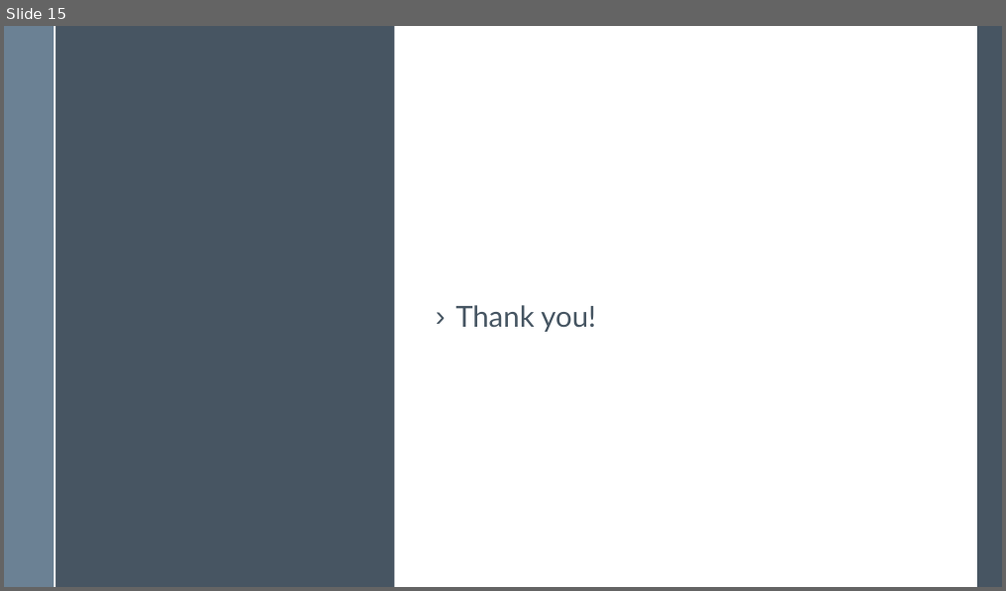
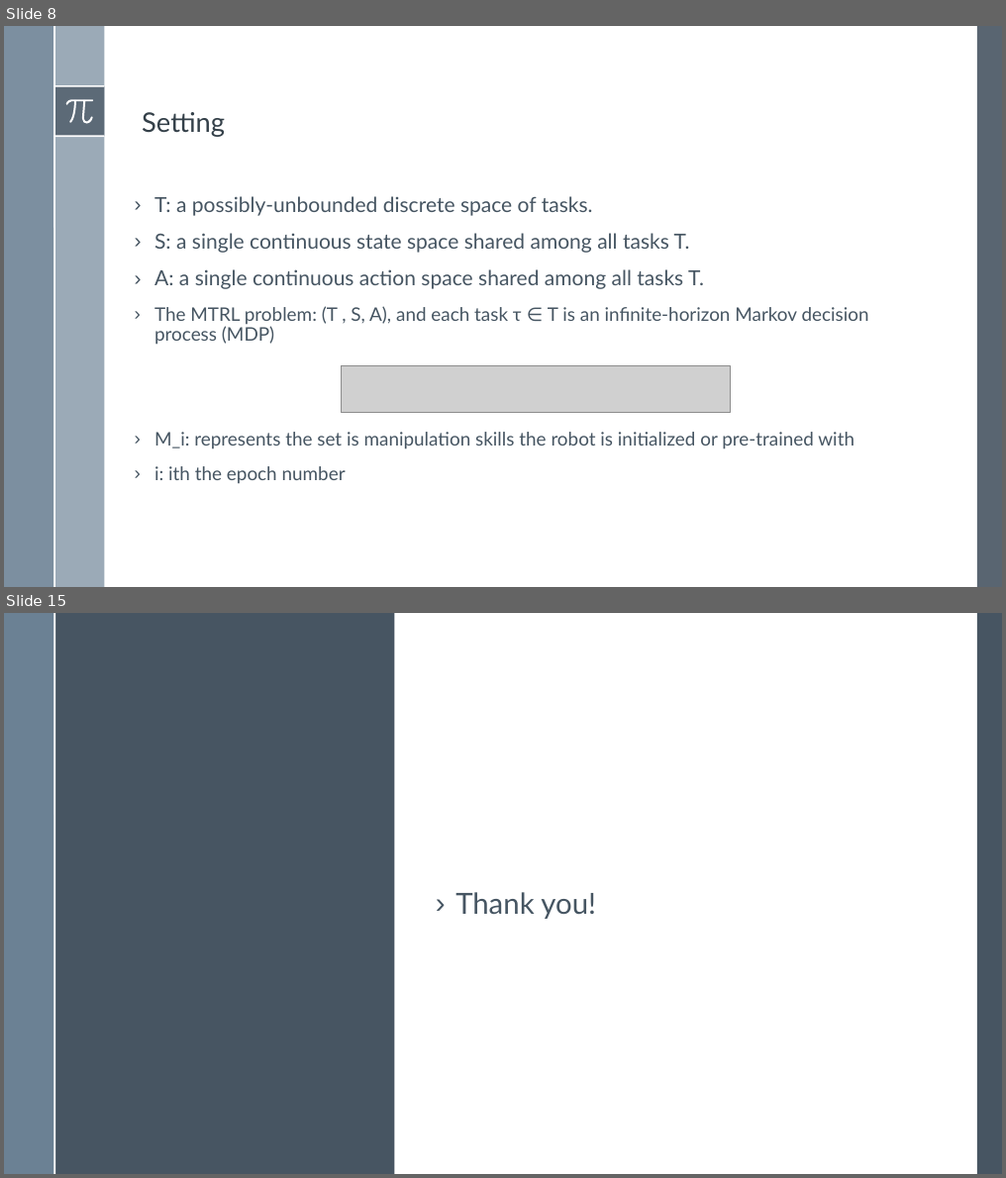
Before and after one commit to BardiaMojra/presentations, a slide deck: _01_template/presentation.odp. Shown one above the other, each under a label of ours: slide 15 before the commit, slides 8 and 15 after it; the slides between them are not shown. The pictures are 1006x591 and 1006x1178 pixels, drawn with LibreOffice and Linux fonts; fonts in the diff are those of the drawing; grey boxes stand for pictures. Boxes give left, top, right and bottom in pixels: in the first picture for what was removed or moved away, otherwise in the second. Text is boxed around its words. In the diff, an @@ line names an element or a change of style, - is before the commit and + after.

```diff
--- a/_01_template/presentation.odp
+++ b/_01_template/presentation.odp
@@ slide 8 added at <box>4,26,1002,587</box>, background #FFFFFF; not listed: 6 template elements that a slide beside it also shows @@
@@ rectangle added at <box>977,26,1002,587</box>, fill #475562 at 90% opacity @@
@@ freeform shape added at <box>66,99,94,123</box>, fill #FFFFFF @@
@@ text added at <box>142,112,225,137</box>, 26 pt, text #344049 @@
+Setting
@@ text added at <box>154,196,869,484</box>, 18 pt, text #465562 @@
+› T: a possibly-unbounded discrete space of tasks.
+› S: a single continuous state space shared among all tasks T.
+› A: a single continuous action space shared among all tasks T.
+› The MTRL problem: (T , S, A), and each task τ ∈ T is an infinite-horizon Markov decision process (MDP)
+› M_i: represents the set is manipulation skills the robot is initialized or pre-trained with
+› i: ith the epoch number
@@ picture added at <box>341,366,731,412</box> @@
```
Also in this commit, not shown: 13 other slides added, 14 slides removed, 34 other files.
